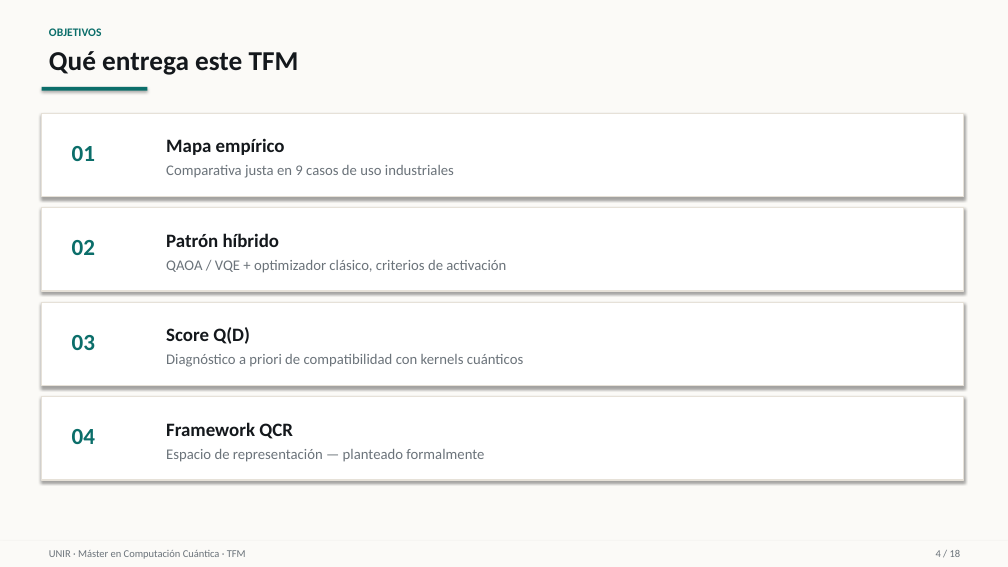
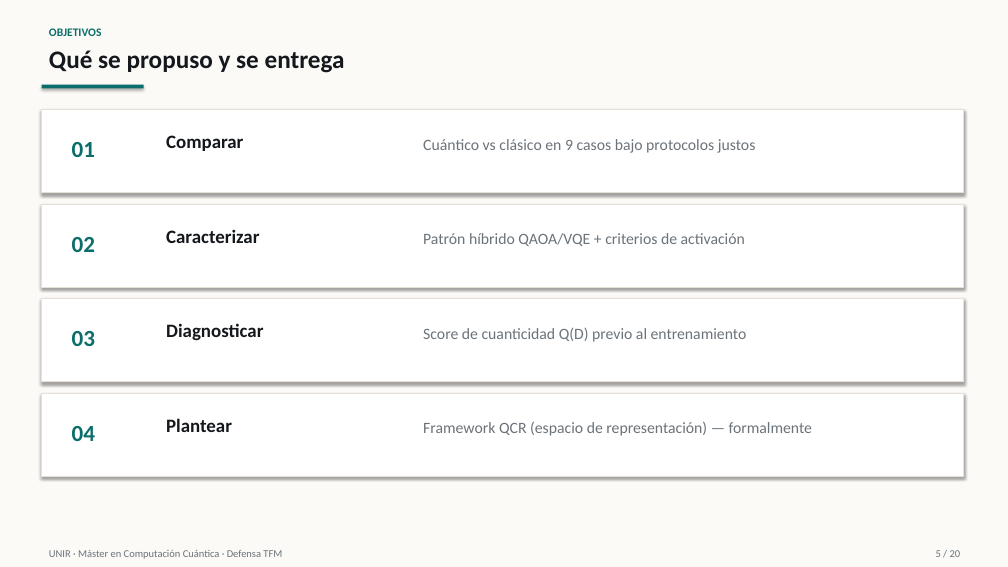
Before and after one commit to juandapradam12/OldUNIR-MasterQC-QuantumAdvantageInDataScienceOld, a slide deck: slide 5 of Entregas/Defensa/Defensa_TFM_QuantumAdvantage.pptx (slide 4 before the commit). Drawn at 1008x567 pixels with LibreOffice and Linux fonts; fonts in the diff are those of the drawing. Boxes give left, top, right and bottom in pixels: in the first picture for what was removed or moved away, otherwise in the second. Text is boxed around its words. In the diff, an @@ line names an element or a change of style, - is before the commit and + after.

```diff
--- a/Entregas/Defensa/Defensa_TFM_QuantumAdvantage.pptx
+++ b/Entregas/Defensa/Defensa_TFM_QuantumAdvantage.pptx
@@ text at bbox=[49, 50, 345, 73]: text changed; size 26 to 24 pt @@
-Qué entrega este TFM
+Qué se propuso y se entrega
@@ text at bbox=[166, 135, 243, 151]: text changed @@
-Mapa empírico
+Comparar
@@ text at bbox=[423, 139, 756, 153]: text changed; size 14 to 15 pt @@
-Comparativa justa en 9 casos de uso industriales
+Cuántico vs clásico en 9 casos bajo protocolos justos
@@ text at bbox=[166, 229, 259, 243]: text changed @@
-Patrón híbrido
+Caracterizar
@@ text at bbox=[423, 233, 745, 246]: text changed; size 14 to 15 pt @@
-QAOA / VQE + optimizador clásico, criterios de activación
+Patrón híbrido QAOA/VQE + criterios de activación
@@ text at bbox=[166, 323, 263, 341]: text changed @@
-Score Q(D)
+Diagnosticar
@@ text at bbox=[423, 328, 747, 342]: text changed; size 14 to 15 pt @@
-Diagnóstico a priori de compatibilidad con kernels cuánticos
+Score de cuanticidad Q(D) previo al entrenamiento
@@ 4 rectangles: place and size @@
-4 rectangles at bbox=[42, 113, 964, 480]
+4 rectangles at bbox=[42, 110, 964, 476]
@@ less space between paragraphs in 4 elements at bbox=[72, 142, 95, 157], bbox=[72, 237, 95, 252], bbox=[72, 331, 95, 346], bbox=[72, 426, 95, 441] @@
@@ text at bbox=[166, 418, 232, 432]: text changed @@
-Framework QCR
+Plantear
@@ text at bbox=[423, 421, 812, 436]: text changed; size 14 to 15 pt @@
-Espacio de representación — planteado formalmente
+Framework QCR (espacio de representación) — formalmente
@@ rectangle removed at bbox=[0, 541, 1008, 567] @@
@@ text at bbox=[49, 550, 282, 559]: text changed @@
-UNIR · Máster en Computación Cuántica · TFM
+UNIR · Máster en Computación Cuántica · Defensa TFM
@@ text at bbox=[936, 550, 961, 557]: text changed @@
-4 / 18
+5 / 20
```
Also in this commit, not shown: 11 other slides changed, 8 slides added, 6 slides removed, 1 other file.
